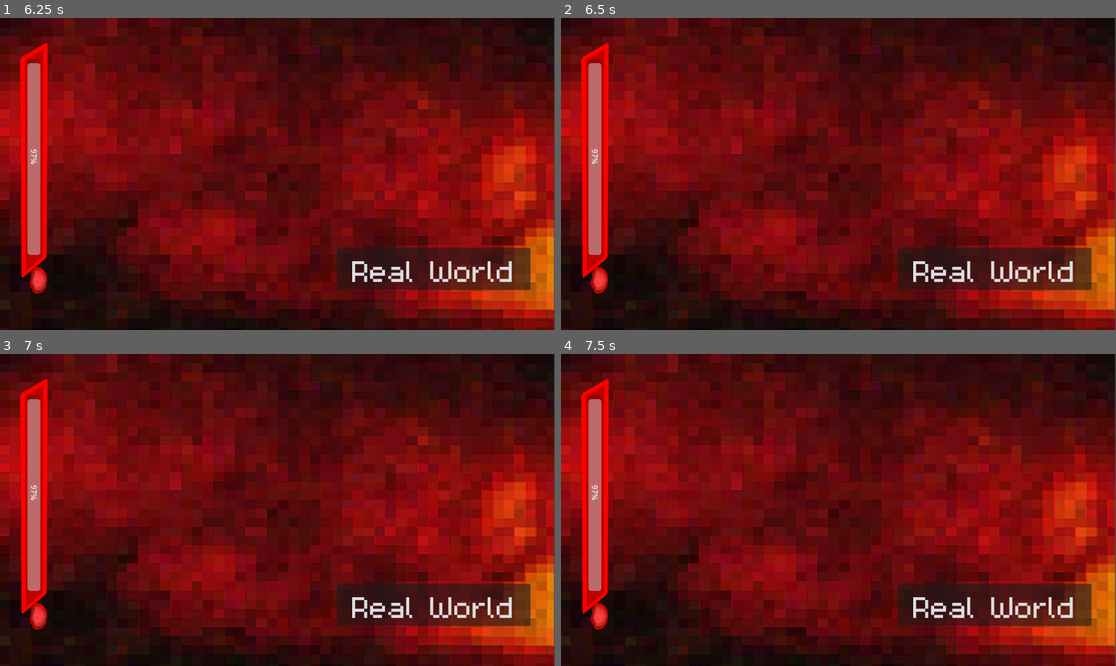
Above: before the commit, frames 1-4 (two rows, left to right).
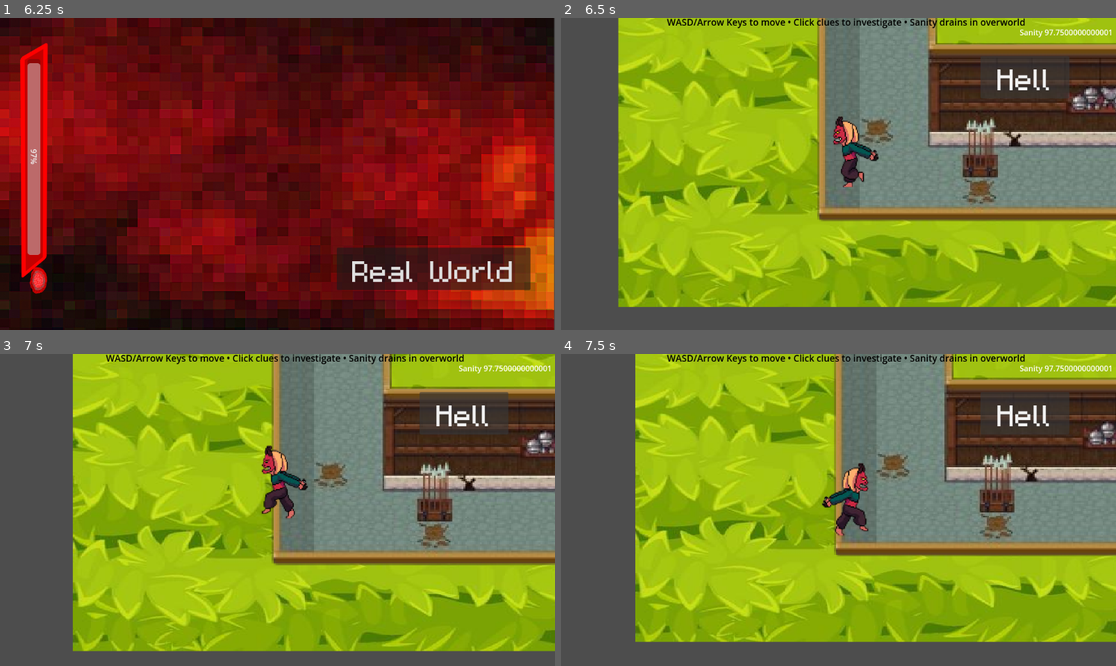
Above: after the commit, the same moments.

Repository: ShauryaVatsal/DaydreamGamejam
Game: Godot game, scene res://scenes/StartMenu.tscn
The game is run twice, just before and just after one commit, with the same random seed, the same clock (stepped at 60 frames per second) and the same inputs.
Inputs:
- Up to frame 1 (6.25 s): click "PLAY!" at 0.5 s; click "Real World" at 1.25 s; click "Hell" at 2 s; tap Enter at 2.75, 4.25, 5.75 s; hold Right (Right) 2.78-3.53 s; tap Up (Jump) at 3.02, 3.77, 5.27, 6.02 s; tap Space at 3.5, 5 s; hold Down (Down) 3.53-4.28 s; hold Right (Right) 4.28-5.03 s; hold W 5.03-5.78 s; hold Left (Left) from 5.78 s (still down)
- Up to frame 2 (6.5 s): keep holding Left (Left); tap Escape at 6.4 s
- Up to frame 3 (7 s): keep holding Left (Left); tap Up (Jump) at 6.77 s
- Up to frame 4 (7.5 s): release Left (Left) at 7.28 s; hold Down (Down) from 7.28 s (still down)

Frame 1 is identical in both runs. In frame 2, 100% of the frame differs, in the area x 0-100%, y 0-100%; in frame 3, 100%; in frame 4, 100%.

Commit message:
escape key added to restart

Diff:
--- a/scenes/rooms.gd
+++ b/scenes/rooms.gd
@@ -4,6 +4,13 @@
 @onready var Room2 = $Room2Door
 @onready var Room3 = $Room3Door
 @onready var Room4 = $Room4Door
+
+func _input(event):
+	if event is InputEventKey and event.pressed and not event.echo:
+		if event.keycode == KEY_ESCAPE:
+			get_tree().change_scene_to_file("res://scenes/MainGame.tscn")
+
+
 
 func tpRoom(roomnum):
 	match  roomnum:
--- a/scripts/Sanity.gd
+++ b/scripts/Sanity.gd
@@ -8,3 +8,8 @@
 
 func _process(delta: float) -> void:
 	value = Globals.get_sanity()
+
+func _input(event):
+	if event is InputEventKey and event.pressed and not event.echo:
+		if event.keycode == KEY_ESCAPE:
+			get_tree().change_scene_to_file("res://scenes/MainGame.tscn")
--- a/scripts/interactables.gd
+++ b/scripts/interactables.gd
@@ -8,3 +8,8 @@
 
 func _on_backtohall_1_pressed() -> void:
 	get_tree().change_scene_to_file("res://scenes/MainGame.tscn")
+
+func _input(event):
+	if event is InputEventKey and event.pressed and not event.echo:
+		if event.keycode == KEY_ESCAPE:
+			get_tree().change_scene_to_file("res://scenes/MainGame.tscn")
--- a/scripts/letter4.gd
+++ b/scripts/letter4.gd
@@ -1,4 +1,9 @@
 extends TextureRect
+
+func _input(event):
+	if event is InputEventKey and event.pressed and not event.echo:
+		if event.keycode == KEY_ESCAPE:
+			get_tree().change_scene_to_file("res://scenes/MainGame.tscn")
 
 @onready var close_button = $CloseButton
 
--- a/scripts/texture_button.gd
+++ b/scripts/texture_button.gd
@@ -27,3 +27,9 @@
 
 func _on_backtohall_1_pressed() -> void:
 	get_tree().change_scene_to_file("res://scenes/MainGame.tscn")
+
+
+func _input(event):
+	if event is InputEventKey and event.pressed and not event.echo:
+		if event.keycode == KEY_ESCAPE:
+			get_tree().change_scene_to_file("res://scenes/MainGame.tscn")
--- a/scripts/timetoguess.gd
+++ b/scripts/timetoguess.gd
@@ -1,5 +1,14 @@
 extends Node2D
 
+func _input(event):
+	if event is InputEventKey and event.pressed and not event.echo:
+		if event.keycode == KEY_ESCAPE:
+			get_tree().change_scene_to_file("res://scenes/MainGame.tscn")
+
+func _input2(event):
+	if event is InputEventKey and event.pressed and not event.echo:
+		if event.keycode == KEY_ESCAPE:
+			get_tree().change_scene_to_file("res://scenes/MainGame.tscn")
 
 
 func _on_wrong_pressed() -> void:
Not shown: 1 places in scenes/Basement.tscn that only renumber resources
Not shown: 1 places in scenes/MainGame.tscn that only renumber resources
